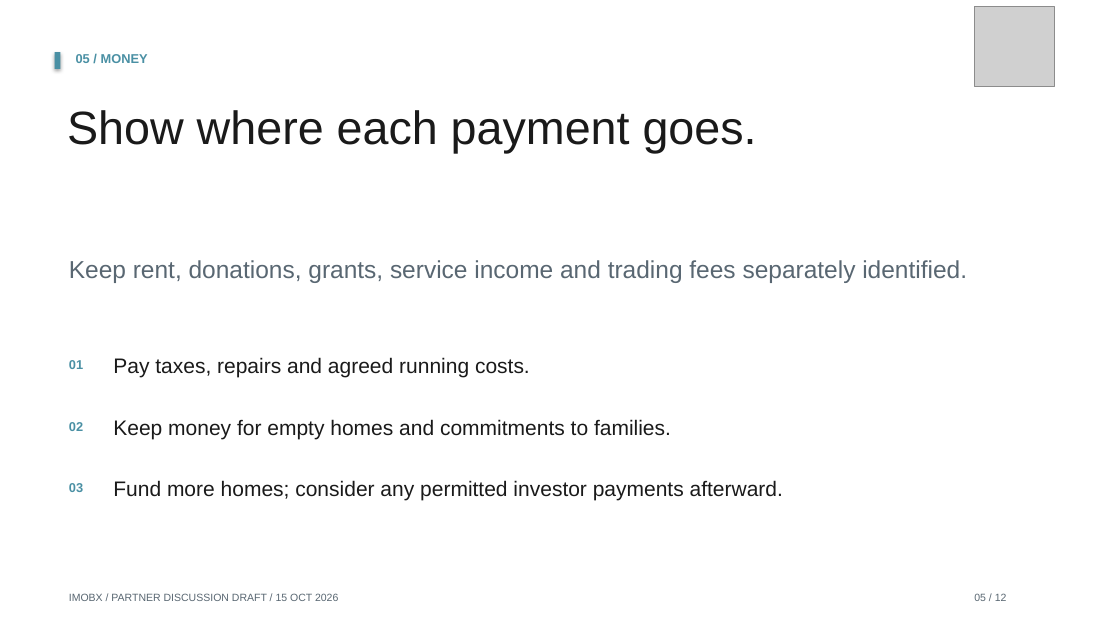
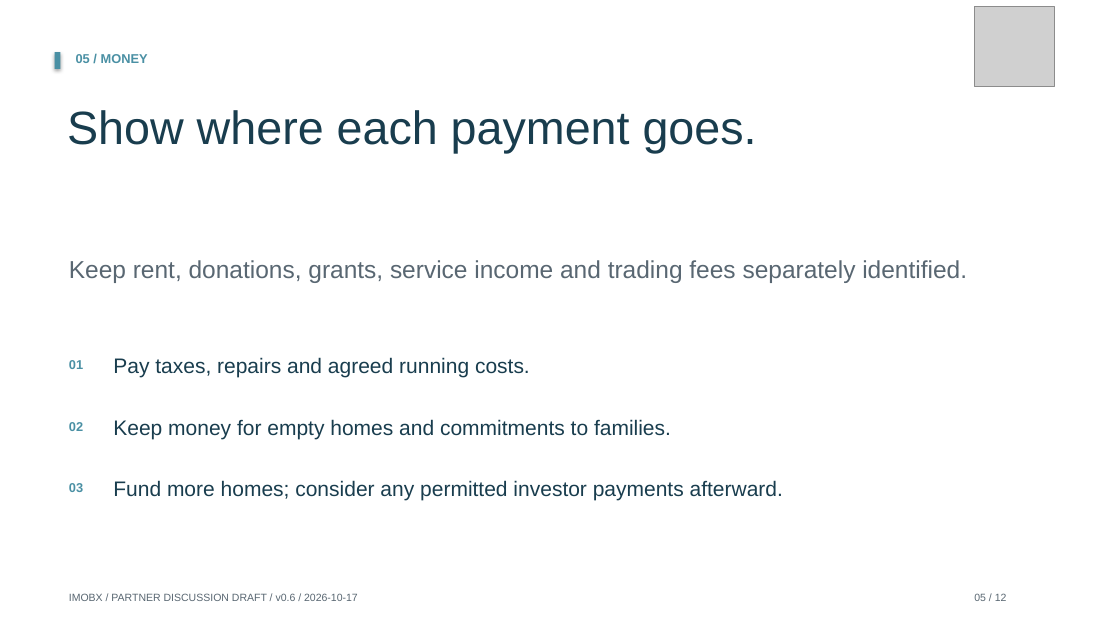
Before and after one commit to Siah-kin/imobx-website, a slide deck: slide 5 of pitchdeck.pptx. Drawn at 1120x630 pixels with LibreOffice and Linux fonts; fonts in the diff are those of the drawing; grey boxes stand for pictures. Boxes give left, top, right and bottom in pixels: in the first picture for what was removed or moved away, otherwise in the second. Text is boxed around its words. In the diff, an @@ line names an element or a change of style, - is before the commit and + after.

```diff
--- a/pitchdeck.pptx
+++ b/pitchdeck.pptx
@@ text colour #1A1A1A to #193D4E in 4 elements at bbox=[67, 110, 757, 154], bbox=[113, 357, 530, 378], bbox=[113, 419, 671, 439], bbox=[113, 480, 783, 500] @@
@@ text at bbox=[69, 593, 358, 601]: text changed @@
-IMOBX / PARTNER DISCUSSION DRAFT / 15 OCT 2026
+IMOBX / PARTNER DISCUSSION DRAFT / v0.6 / 2026-10-17
```
Also in this commit, not shown: 11 other slides changed, 41 other files.
